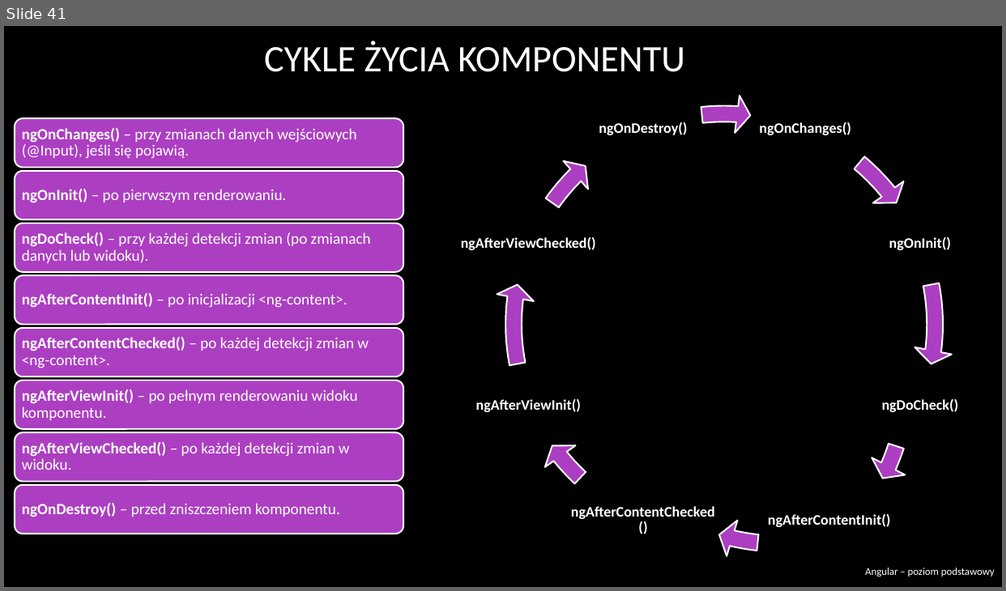
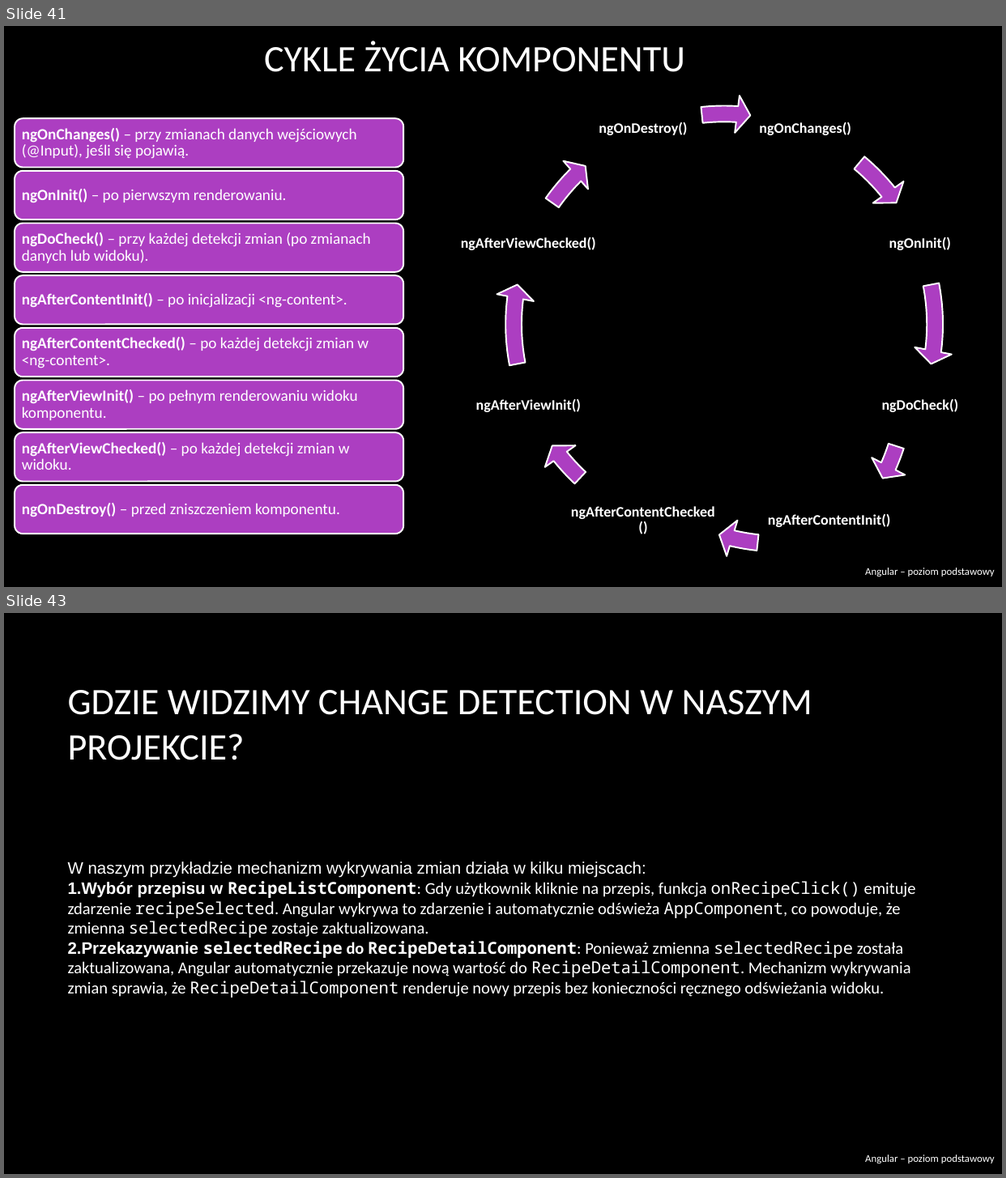
Before and after one commit to RafalSzczuka/angular-course-pfr, a slide deck: prezentacja/Angular beginner.pptx. Shown one above the other, each under a label of ours: slide 41 before the commit, slides 41 and 43 after it; the slides between them are not shown. The pictures are 1006x591 and 1006x1178 pixels, drawn with LibreOffice and Linux fonts; fonts in the diff are those of the drawing; background and template pictures are left out. Boxes give left, top, right and bottom in pixels: in the first picture for what was removed or moved away, otherwise in the second. Text is boxed around its words. In the diff, an @@ line names an element or a change of style, - is before the commit and + after.

```diff
--- a/prezentacja/Angular beginner.pptx
+++ b/prezentacja/Angular beginner.pptx
@@ slide 43 added at (4, 613, 1002, 1174), background picture (left out) @@
@@ title added at (68, 690, 812, 760), 36 pt, text #FFFFFF @@
+GDZIE WIDZIMY CHANGE DETECTION W NASZYM PROJEKCIE?
@@ text added at (68, 862, 916, 998), 16 pt, text #FFFFFF @@
+W naszym przykładzie mechanizm wykrywania zmian działa w kilku miejscach:
+1. Wybór przepisu w RecipeListComponent: Gdy użytkownik kliknie na przepis, funkcja onRecipeClick() emituje zdarzenie recipeSelected. Angular wykrywa to zdarzenie i automatycznie odświeża AppComponent, co powoduje, że zmienna selectedRecipe zostaje zaktualizowana.
+2. Przekazywanie selectedRecipe do RecipeDetailComponent: Ponieważ zmienna selectedRecipe została zaktualizowana, Angular automatycznie przekazuje nową wartość do RecipeDetailComponent. Mechanizm wykrywania zmian sprawia, że RecipeDetailComponent renderuje nowy przepis bez konieczności ręcznego odświeżania widoku.
@@ text added at (865, 1155, 995, 1164), 10 pt, text #FFFFFF @@
+Angular – poziom podstawowy
```
Also in this commit, not shown: 11 slides changed, 18 other slides added, 1 slide removed.
